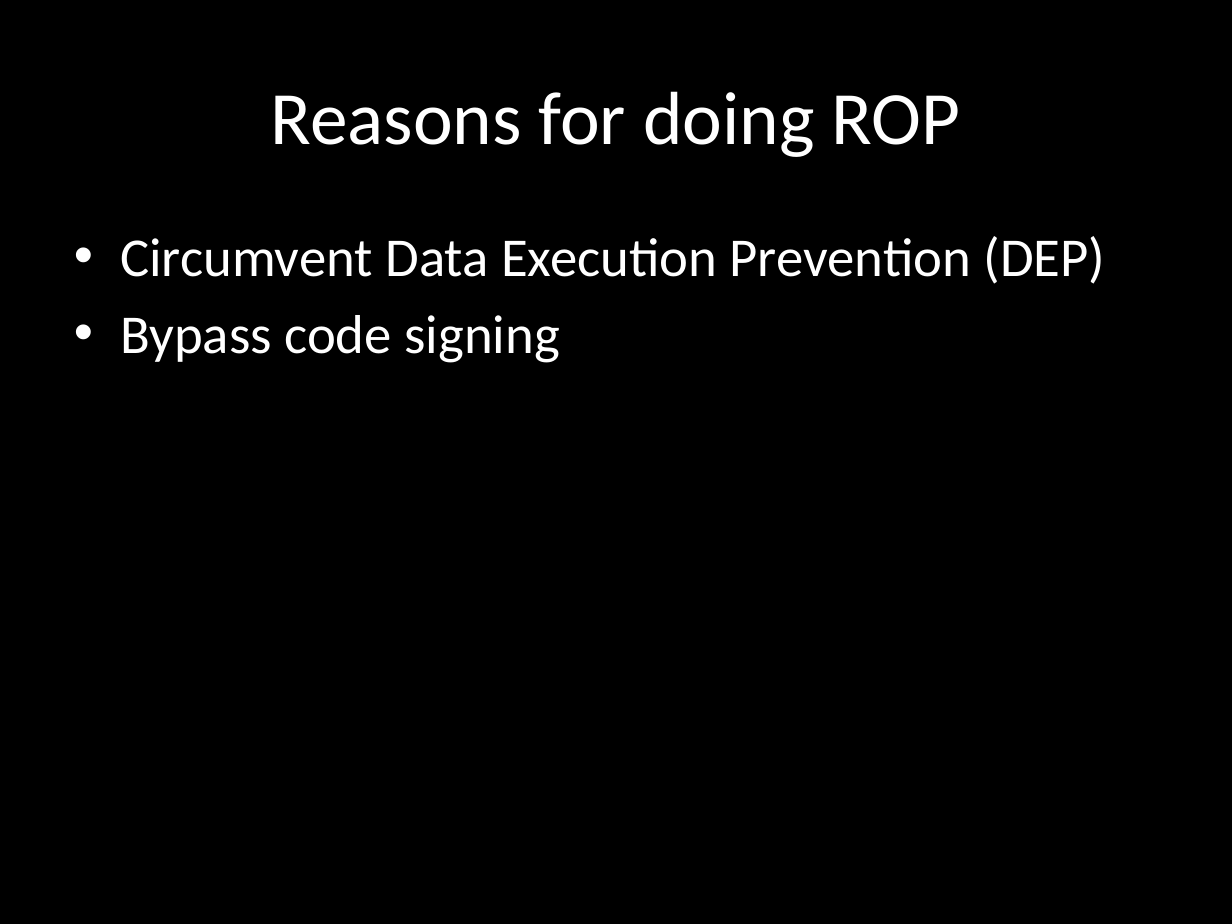
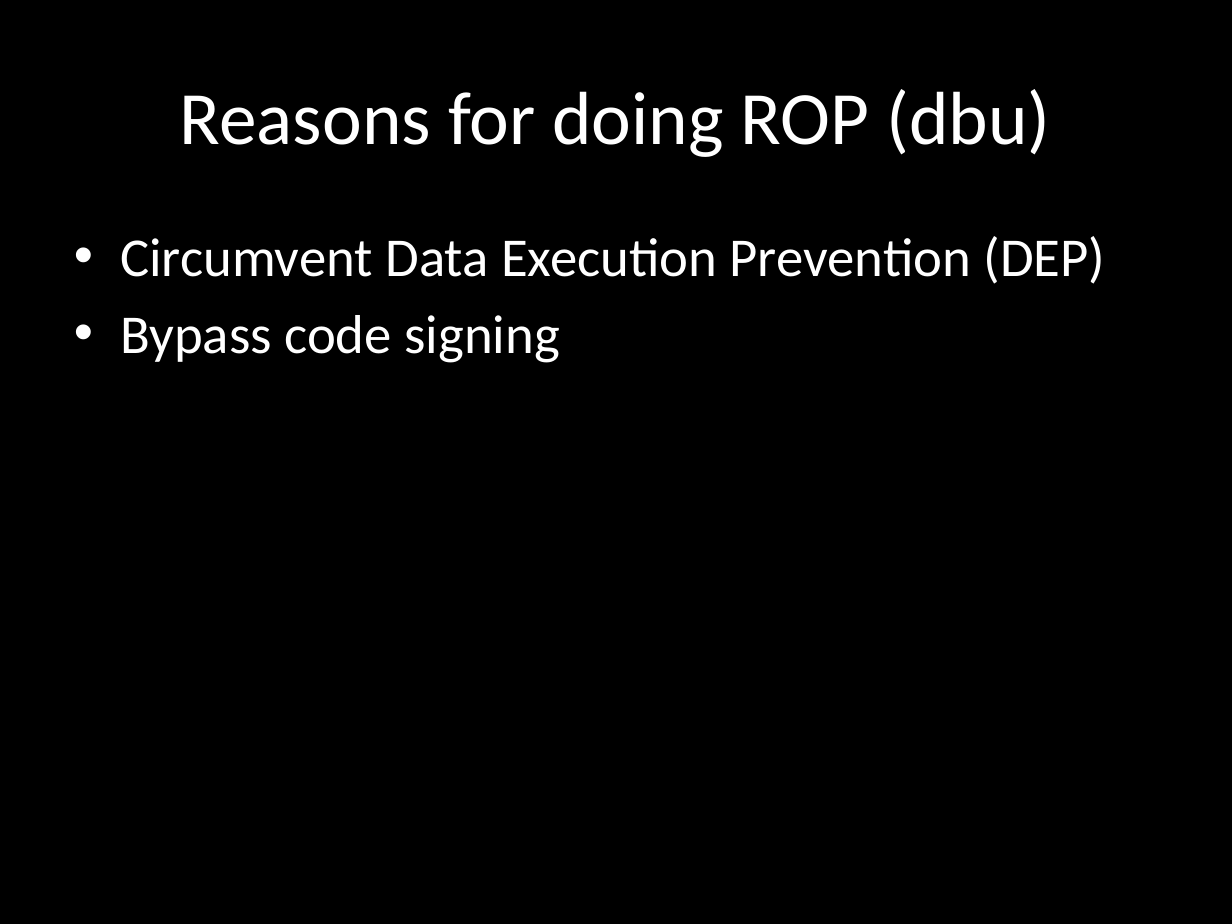
Before and after one commit to wuurrd/techzonepresentation, a slide deck: slide 4 of presentation.pptx (slide 3 before the commit). Drawn at 1232x924 pixels with LibreOffice and Linux fonts; fonts in the diff are those of the drawing. Boxes give left, top, right and bottom in pixels: in the first picture for what was removed or moved away, otherwise in the second. Text is boxed around its words. In the diff, an @@ line names an element or a change of style, - is before the commit and + after.

```diff
--- a/presentation.pptx
+++ b/presentation.pptx
@@ title at (x1=180, y1=89, x2=1051, y2=157): text changed @@
-Reasons for doing ROP
+Reasons for doing ROP (dbu)
```
Also in this commit, not shown: 9 other slides changed, 8 slides added, 18 slides removed.
